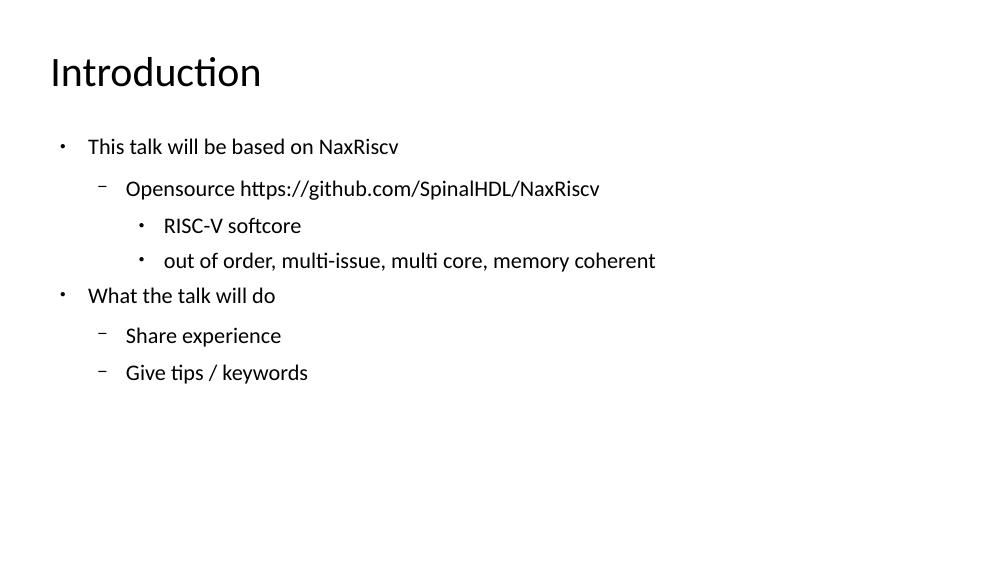
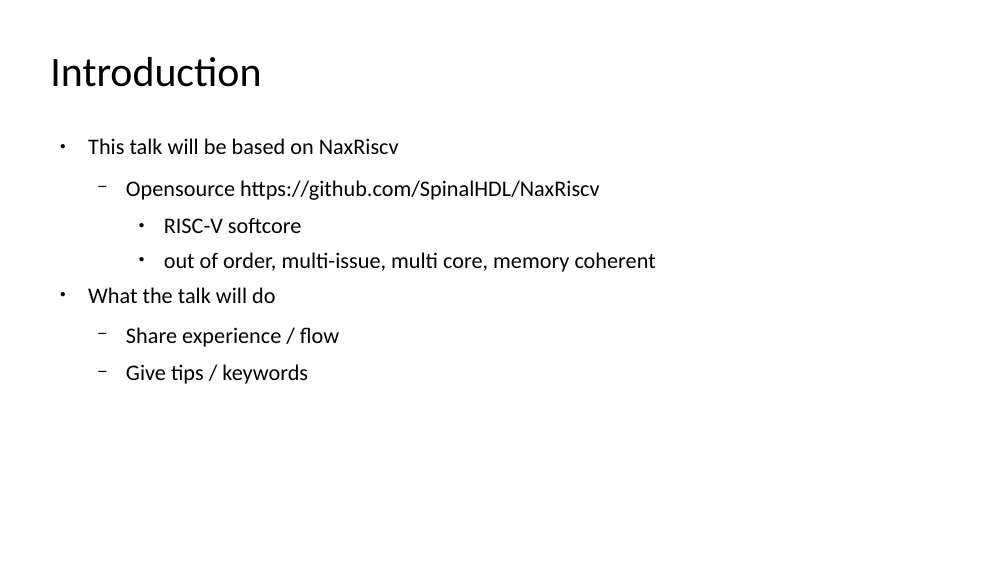
Before and after one commit to SpinalHDL/SpinalDoc, a slide deck: slide 3 of presentation/en/37c3_271223/37c3_271223.odp (slide 4 before the commit). Drawn at 1008x567 pixels with LibreOffice and Linux fonts; fonts in the diff are those of the drawing. Boxes give left, top, right and bottom in pixels: in the first picture for what was removed or moved away, otherwise in the second. Text is boxed around its words. In the diff, an @@ line names an element or a change of style, - is before the commit and + after.

```diff
--- a/presentation/en/37c3_271223/37c3_271223.odp
+++ b/presentation/en/37c3_271223/37c3_271223.odp
@@ text at bbox=[126, 327, 339, 347]: text changed @@
-  − Share experience
+  − Share experience / flow
```
Also in this commit, not shown: 1 slide removed, 1 other file.
